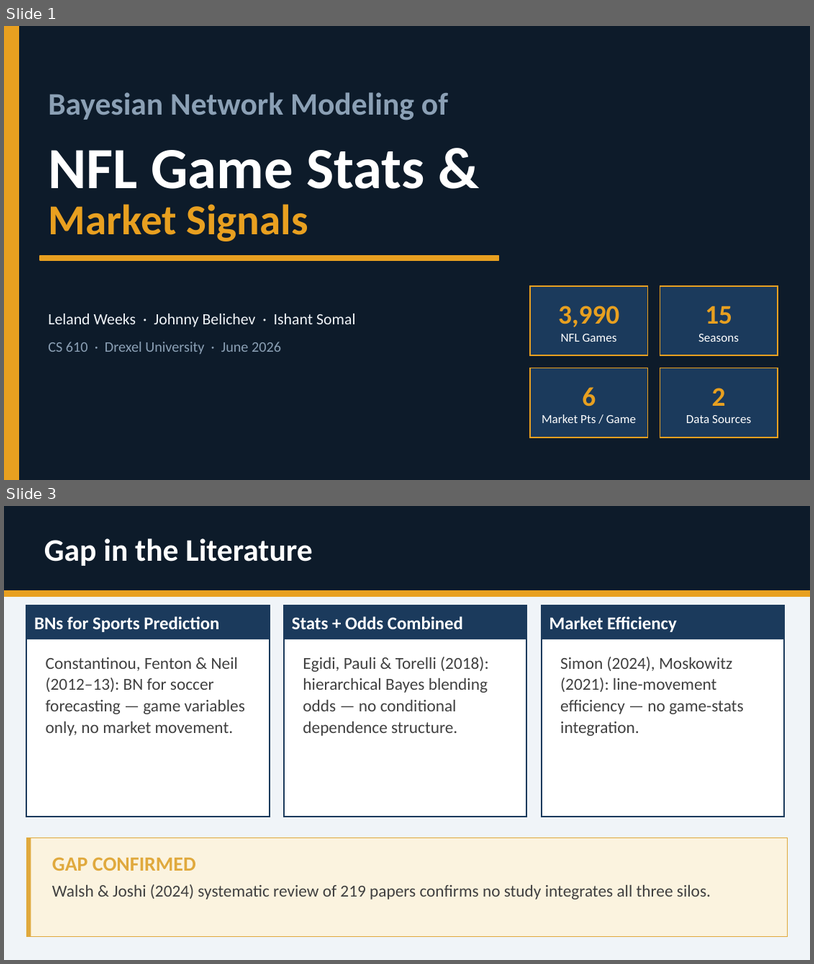
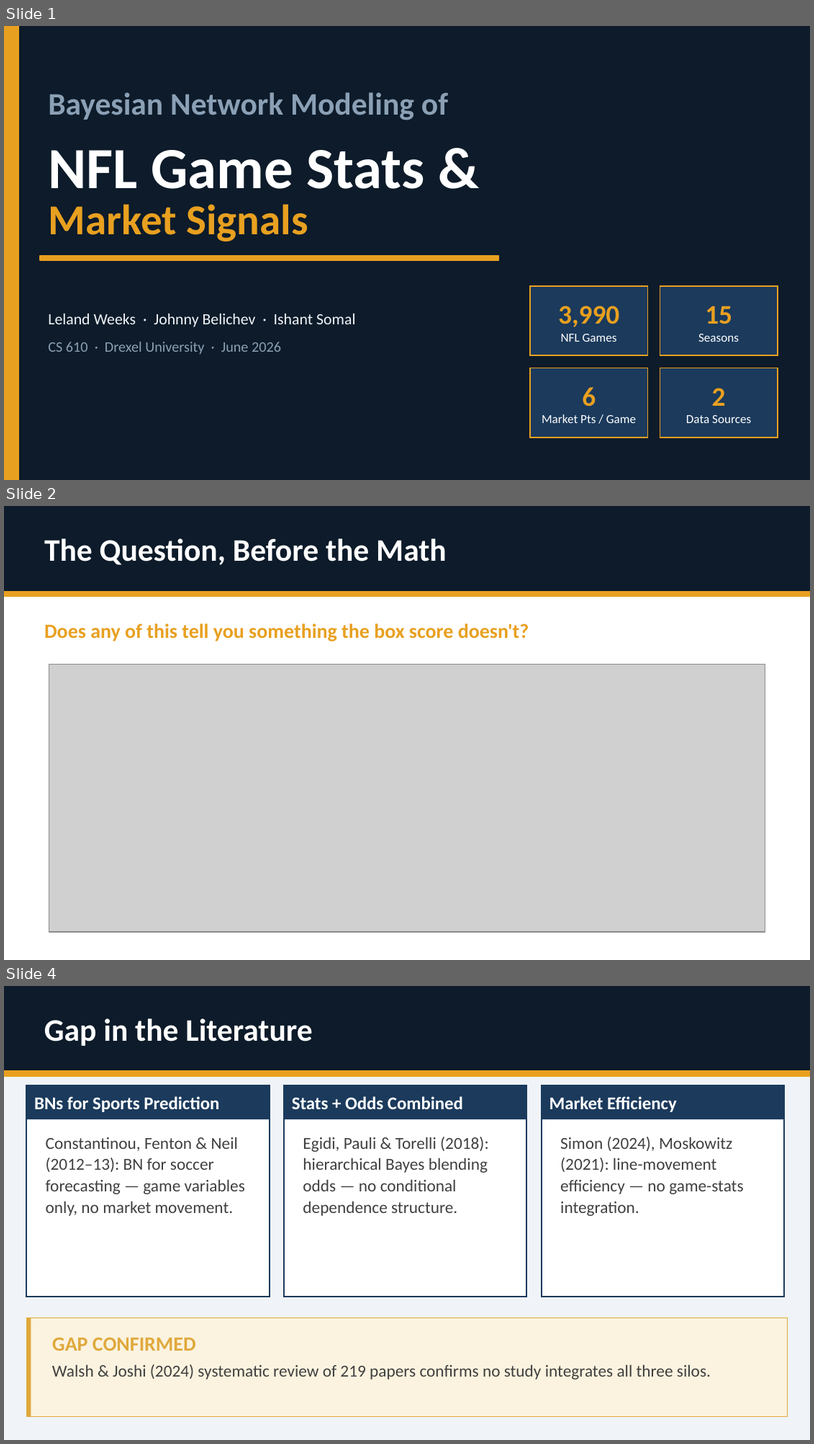
Before and after one commit to lelandweeks/NFL-Bayesian-Network-Market-Signals, a slide deck: docs/final_report/cs610_final_report_presentation.pptx. Shown one above the other, each under a label of ours: slides 1 and 3 before the commit, slides 1, 2 and 4 after it; the slides between them are not shown. The pictures are 814x964 and 814x1444 pixels, drawn with LibreOffice and Linux fonts; fonts in the diff are those of the drawing; grey boxes stand for pictures. Boxes give left, top, right and bottom in pixels: in the first picture for what was removed or moved away, otherwise in the second. Text is boxed around its words. In the diff, an @@ line names an element or a change of style, - is before the commit and + after.

```diff
--- a/docs/final_report/cs610_final_report_presentation.pptx
+++ b/docs/final_report/cs610_final_report_presentation.pptx
@@ slide 2 added at (4,506,810,960), background #FFFFFF @@
@@ rectangle added at (4,506,810,592), fill #0D1B2A @@
@@ text added at (44,538,446,565), 28 pt, text #FFFFFF, bold @@
+The Question, Before the Math
@@ rectangle added at (4,592,810,597), fill #E8A020 @@
@@ text added at (44,623,530,641), 18 pt, text #E8A020, bold @@
+Does any of this tell you something the box score doesn't?
@@ picture added at (49,664,766,932) @@
@@ what was slide 3 is now slide 4 @@
```
Also in this commit, not shown: 5 slides changed, 3 other slides added, 2 slides removed, 3 other files.
